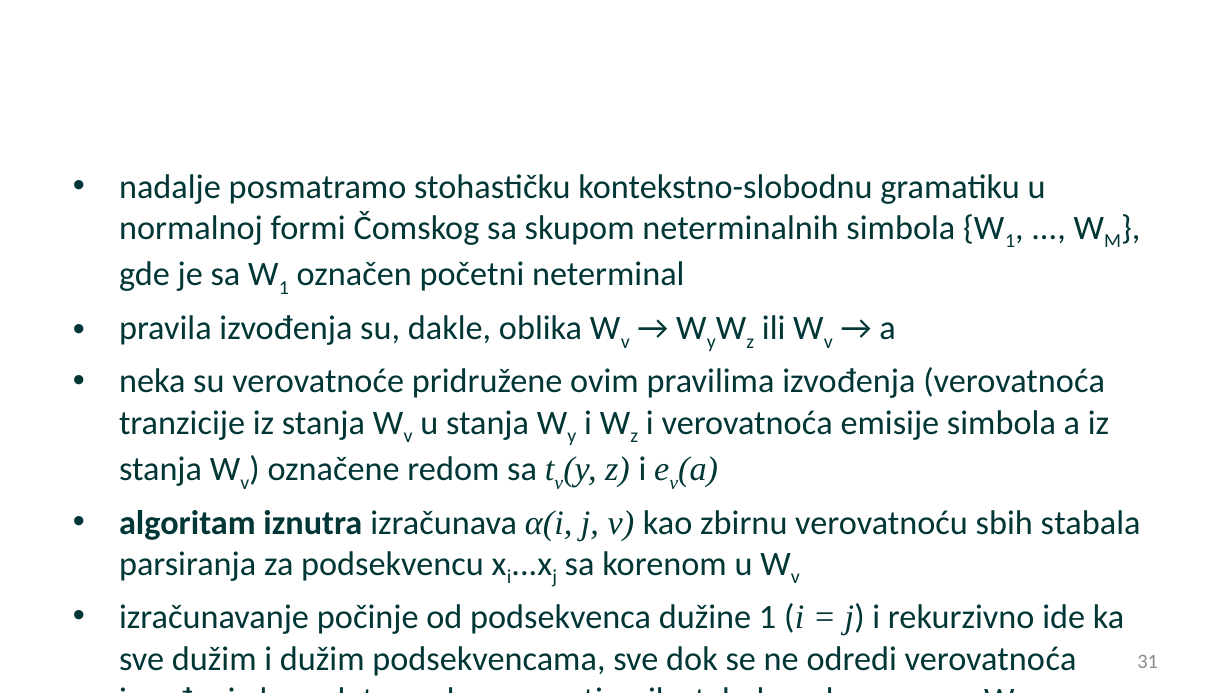
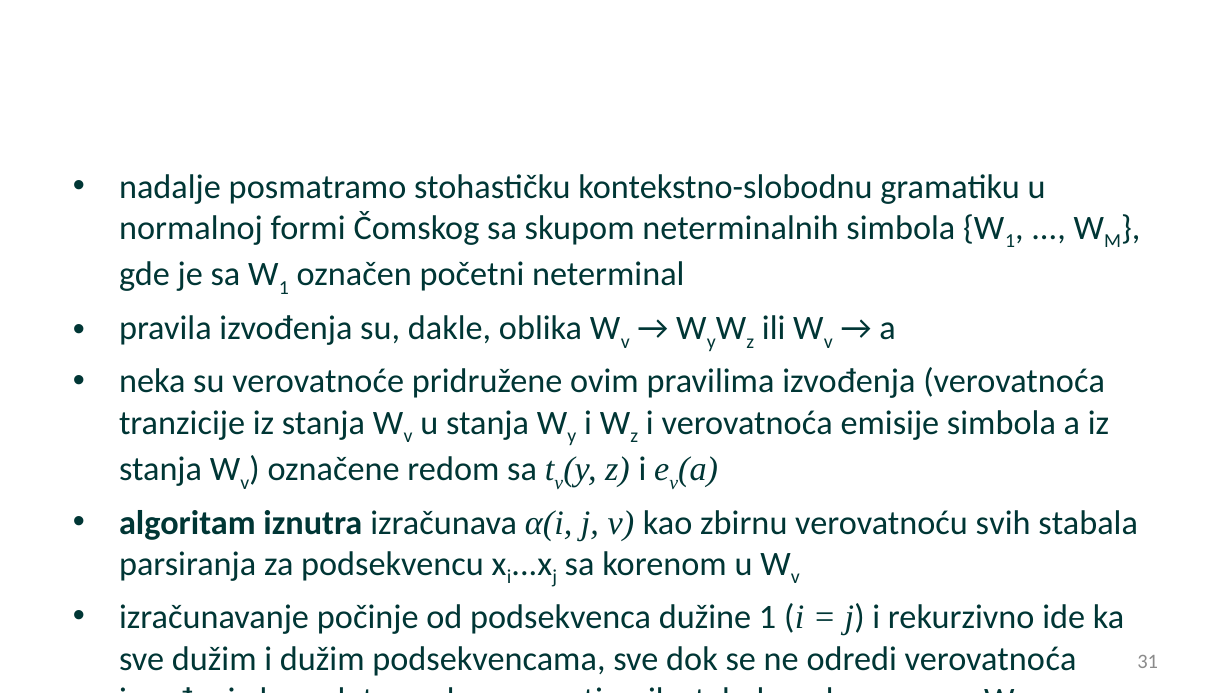
Before and after one commit to matfija/Sekundarna-struktura-tRNK, a slide deck: slide 31 of slajdovi/Sekvence-slajdovi.pptx. Drawn at 1232x693 pixels with LibreOffice and Linux fonts; fonts in the diff are those of the drawing; background and template pictures are left out. Boxes give left, top, right and bottom in pixels: in the first picture for what was removed or moved away, otherwise in the second. Text is boxed around its words. In the diff, an @@ line names an element or a change of style, - is before the commit and + after.

```diff
--- a/slajdovi/Sekvence-slajdovi.pptx
+++ b/slajdovi/Sekvence-slajdovi.pptx
@@ text at (119, 510, 1138, 581): text changed @@
-• algoritam iznutra izračunava α(i, j, v) kao zbirnu verovatnoću sbih stabala parsiranja za podsekvencu xi...xj sa korenom u Wv
+• algoritam iznutra izračunava α(i, j, v) kao zbirnu verovatnoću svih stabala parsiranja za podsekvencu xi...xj sa korenom u Wv
```
Also in this commit, not shown: 1 other slide changed, 1 other file.
